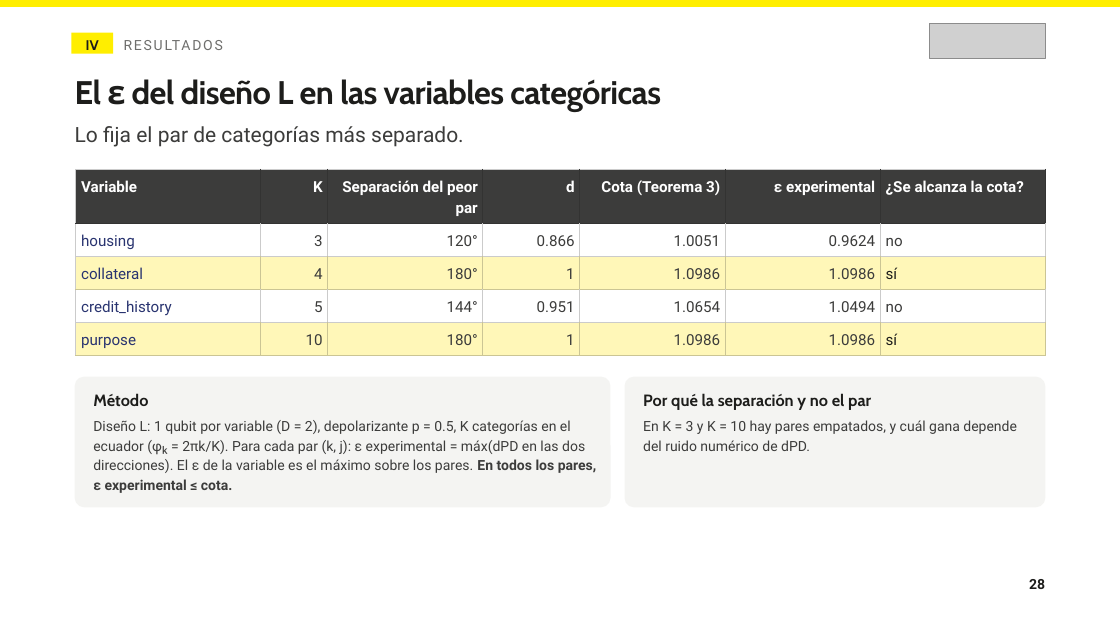
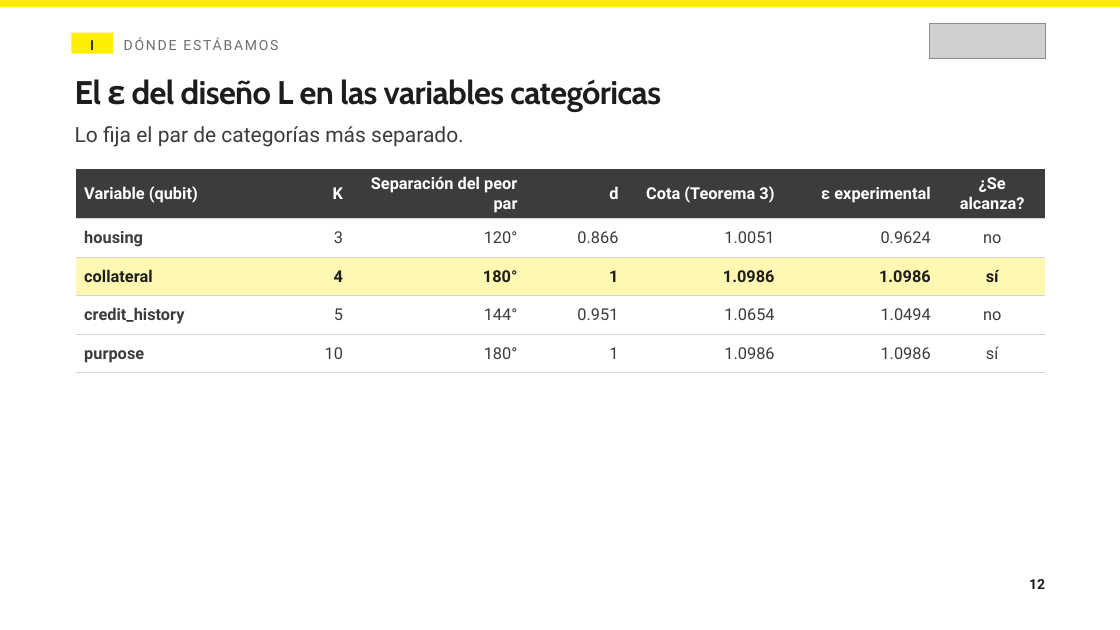
Before and after one commit to tomasSiSa18/TesisPregrado, a slide deck: slide 12 of PresentacionSemana10/Avances semana 10.pptx (slide 28 before the commit). Drawn at 1120x630 pixels with LibreOffice and Linux fonts; fonts in the diff are those of the drawing; grey boxes stand for pictures. Boxes give left, top, right and bottom in pixels: in the first picture for what was removed or moved away, otherwise in the second. Text is boxed around its words. In the diff, an @@ line names an element or a change of style, - is before the commit and + after.

```diff
--- a/PresentacionSemana10/Avances semana 10.pptx
+++ b/PresentacionSemana10/Avances semana 10.pptx
@@ text at [90, 40, 94, 54]: text changed @@
-IV
+I
@@ text at [124, 33, 785, 56]: text changed @@
-RESULTADOS
+DÓNDE ESTÁBAMOS
@@ table at [76, 170, 1046, 374] @@
-row 1, column 1: Variable
+row 1, column 1: Variable (qubit)
-row 1, column 7: ¿Se alcanza la cota?
+row 1, column 7: ¿Se alcanza?
@@ fill #FFF7B8 to #FFF8B3 in row 3 @@
@@ fill #FFF7B8 to none in row 5 @@
@@ size 13 to 14 pt in "K", "Separación del peor par", "d", "Cota (Teorema 3)" and 29 more places @@
@@ text colour #293470 to #3C3C3B in "housing", "credit_history", "purpose" @@
@@ bold on in "housing", "collateral", "4", "180°" and 6 more places @@
@@ text colour #293470 to #1D1D1B in "collateral" @@
@@ text colour #3C3C3B to #1D1D1B in "4", "180°", "1", "1.0986" and 1 more places @@
@@ text colour #1D1D1B to #3C3C3B in "sí" @@
@@ line spacing 18.2pt to 1 @@
@@ alignment left to centre @@
@@ borders changed @@
@@ rounded rectangle removed at [75, 376, 611, 507] @@
@@ rounded rectangle removed at [624, 376, 1045, 507] @@
@@ text removed at [93, 393, 148, 406] @@
-Método
@@ text removed at [643, 393, 871, 410] @@
-Por qué la separación y no el par
@@ text removed at [93, 420, 596, 493] @@
-Diseño L: 1 qubit por variable (D = 2), depolarizante p = 0.5, K categorías en el ecuador (φₖ = 2πk/K). Para cada par (k, j): ε experimental = máx(dPD en las dos direcciones). El ε de la variable es el máximo sobre los pares. En todos los pares, ε experimental ≤ cota.
@@ text removed at [643, 420, 1017, 451] @@
-En K = 3 y K = 10 hay pares empatados, y cuál gana depende del ruido numérico de dPD.
@@ text at [1029, 579, 1045, 589]: text changed @@
-28
+12
```
Also in this commit, not shown: 36 other slides changed, 6 slides added, 2 slides removed, 1 other file.
